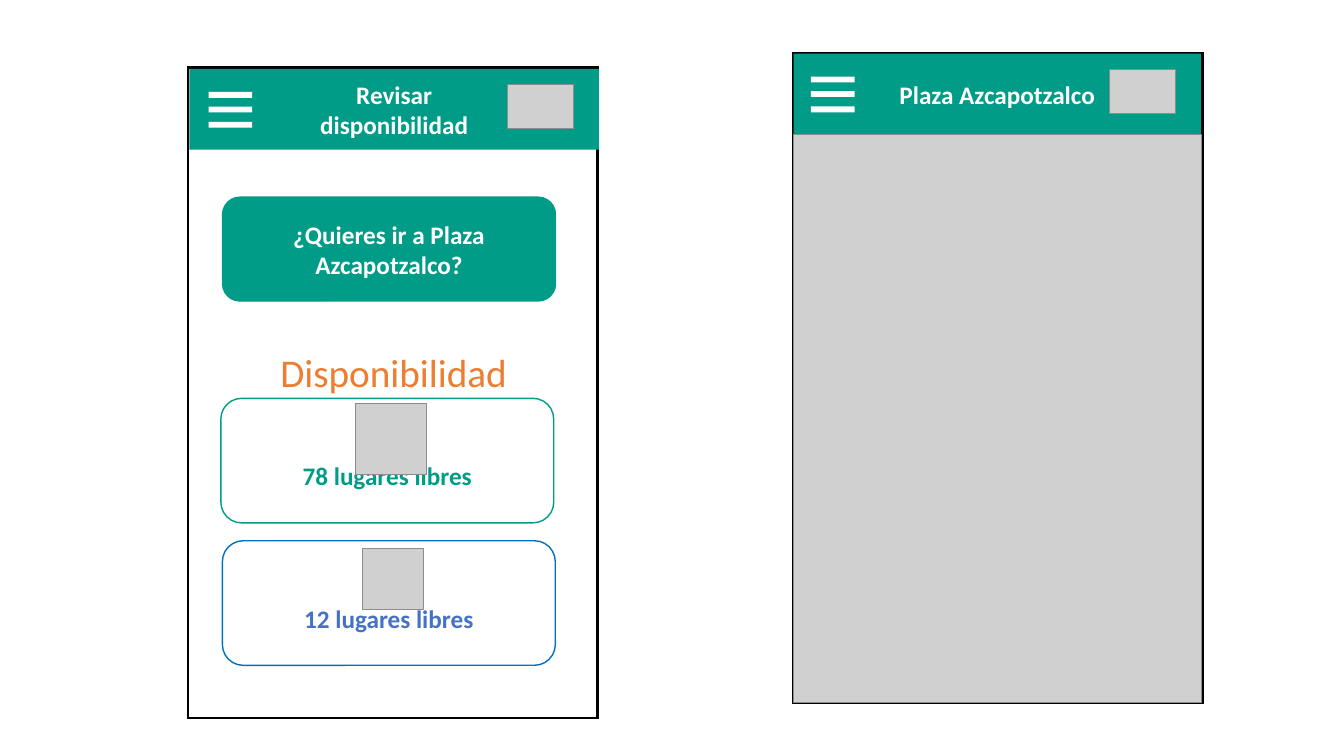
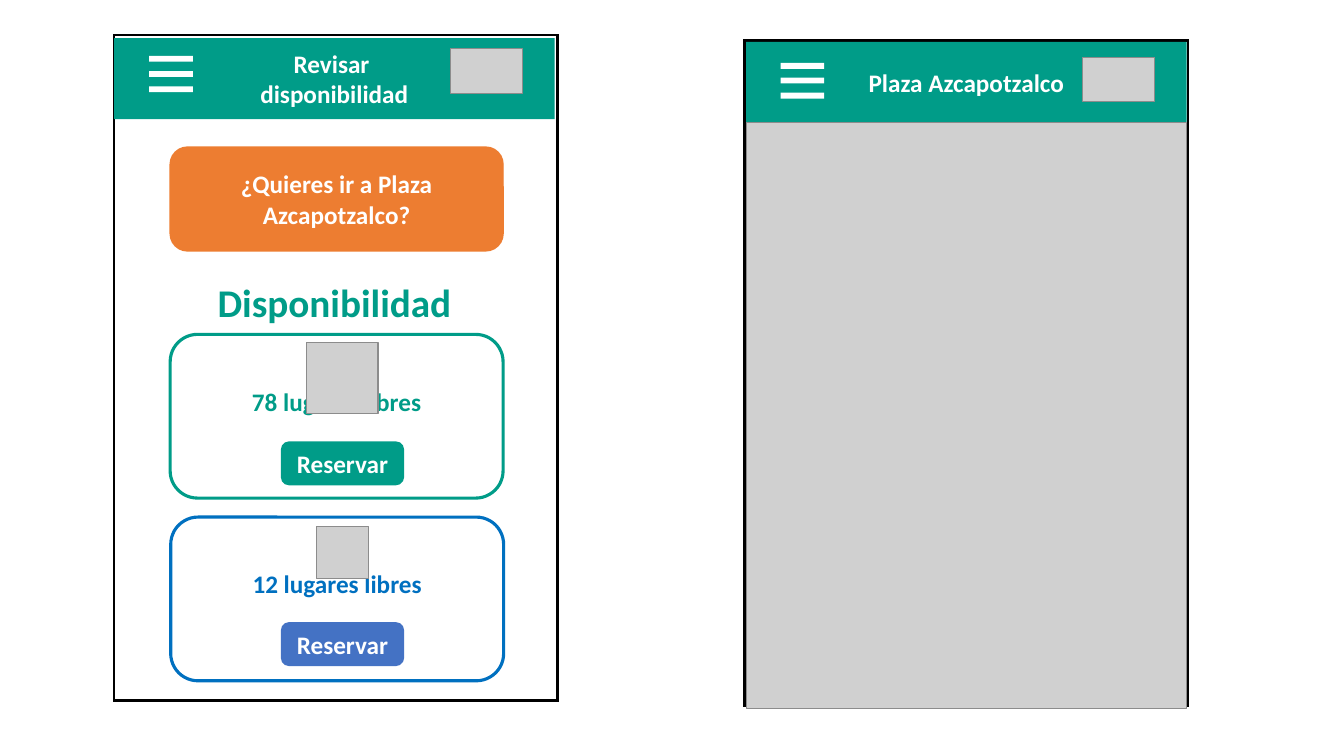
Before and after one commit to ajbeem/iotserver, a slide deck: slide 6 of documentation/MapaNavegacion.pptm. Drawn at 1344x756 pixels with LibreOffice and Linux fonts; fonts in the diff are those of the drawing; grey boxes stand for pictures. Boxes give left, top, right and bottom in pixels: in the first picture for what was removed or moved away, otherwise in the second. Text is boxed around its words. In the diff, an @@ line names an element or a change of style, - is before the commit and + after.

```diff
--- a/documentation/MapaNavegacion.pptm
+++ b/documentation/MapaNavegacion.pptm
@@ rectangle "Revisar": place and size @@
-rectangle "Revisar" at box(190, 69, 599, 149)
+rectangle "Revisar" at box(114, 38, 555, 120)
@@ rectangle: place and size @@
-rectangle at box(189, 68, 598, 718)
+rectangle at box(114, 35, 558, 701)
@@ rectangle: place and size @@
-rectangle at box(209, 122, 252, 128)
+rectangle at box(149, 55, 193, 62)
@@ picture: place and size @@
-picture at box(507, 85, 574, 129)
+picture at box(451, 49, 523, 94)
@@ rectangle: place and size @@
-rectangle at box(793, 52, 1203, 703)
+rectangle at box(745, 40, 1189, 706)
@@ rectangle "Plaza Azcapotzalco": place and size @@
-rectangle "Plaza Azcapotzalco" at box(793, 53, 1201, 134)
+rectangle "Plaza Azcapotzalco" at box(746, 42, 1187, 123)
@@ picture: place and size @@
-picture at box(1110, 70, 1177, 114)
+picture at box(1083, 57, 1155, 102)
@@ rectangle: place and size @@
-rectangle at box(209, 92, 252, 98)
+rectangle at box(149, 87, 193, 93)
@@ rectangle: place and size @@
-rectangle at box(209, 107, 252, 113)
+rectangle at box(149, 71, 193, 77)
@@ rectangle: place and size @@
-rectangle at box(812, 77, 855, 83)
+rectangle at box(780, 78, 824, 84)
@@ rectangle: place and size @@
-rectangle at box(812, 107, 855, 113)
+rectangle at box(780, 63, 824, 69)
@@ rectangle: place and size @@
-rectangle at box(812, 91, 855, 97)
+rectangle at box(780, 93, 824, 99)
@@ rounded rectangle "¿Quieres ir a Plaza Azcapotzalco?": place and size @@
-rounded rectangle "¿Quieres ir a Plaza Azcapotzalco?" at box(223, 198, 556, 301)
+rounded rectangle "¿Quieres ir a Plaza Azcapotzalco?" at box(170, 147, 503, 251)
@@ rounded rectangle "¿Quieres ir a Plaza Azcapotzalco?" at box(170, 147, 503, 251): fill #009C88 to #ED7D31; outline #009C88 1 pt to #ED7D31 1 pt @@
@@ picture: place and size @@
-picture at box(793, 134, 1202, 703)
+picture at box(746, 122, 1187, 708)
@@ text "Disponibilidad": place and size @@
-text "Disponibilidad" at box(227, 341, 560, 403)
+text "Disponibilidad" at box(218, 289, 452, 323)
@@ text "Disponibilidad" at box(218, 289, 452, 323): text colour #ED7D31 to #009C88, bold on @@
@@ rounded rectangle "78 lugares libres": place and size @@
-rounded rectangle "78 lugares libres" at box(221, 398, 554, 523)
+rounded rectangle "78 lugares libres" at box(170, 335, 503, 498)
@@ rounded rectangle "78 lugares libres" at box(170, 335, 503, 498): outline #009C88 1 pt to #009C88 2.25 pt @@
@@ picture: place and size @@
-picture at box(355, 403, 426, 475)
+picture at box(308, 343, 379, 414)
@@ rounded rectangle added at box(282, 443, 402, 484), fill #009C88, outline #009C88 2.25 pt, 18 pt, text #FFFFFF, bold @@
+Reservar
@@ rounded rectangle "12 lugares libres": place and size @@
-rounded rectangle "12 lugares libres" at box(223, 540, 556, 665)
+rounded rectangle "12 lugares libres" at box(170, 517, 503, 681)
@@ rounded rectangle "12 lugares libres" at box(170, 517, 503, 681): text colour #4472C4 to #0070C0; outline #0070C0 1 pt to #0070C0 2.25 pt @@
@@ picture: place and size @@
-picture at box(363, 548, 423, 609)
+picture at box(317, 526, 369, 579)
@@ rounded rectangle added at box(282, 624, 402, 665), fill #4472C4, outline #4472C4 2.25 pt, 18 pt, text #FFFFFF, bold @@
+Reservar
```
Also in this commit, not shown: 3 other slides changed, 3 slides added, 1 slide removed.
